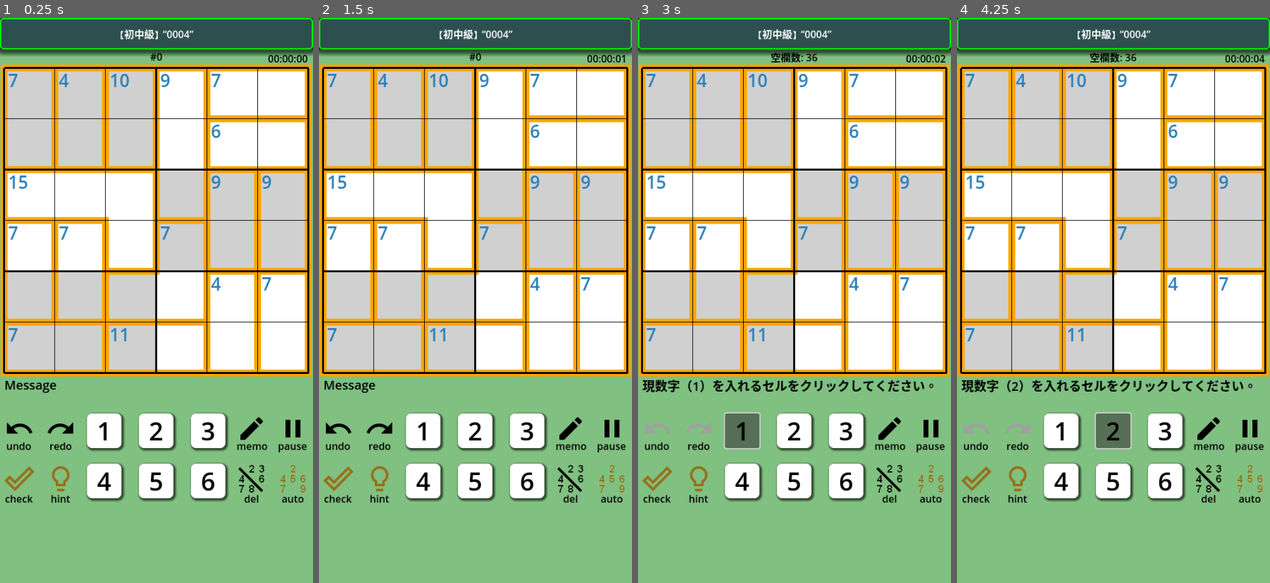
Above: before the commit, frames 1-4 (left to right).
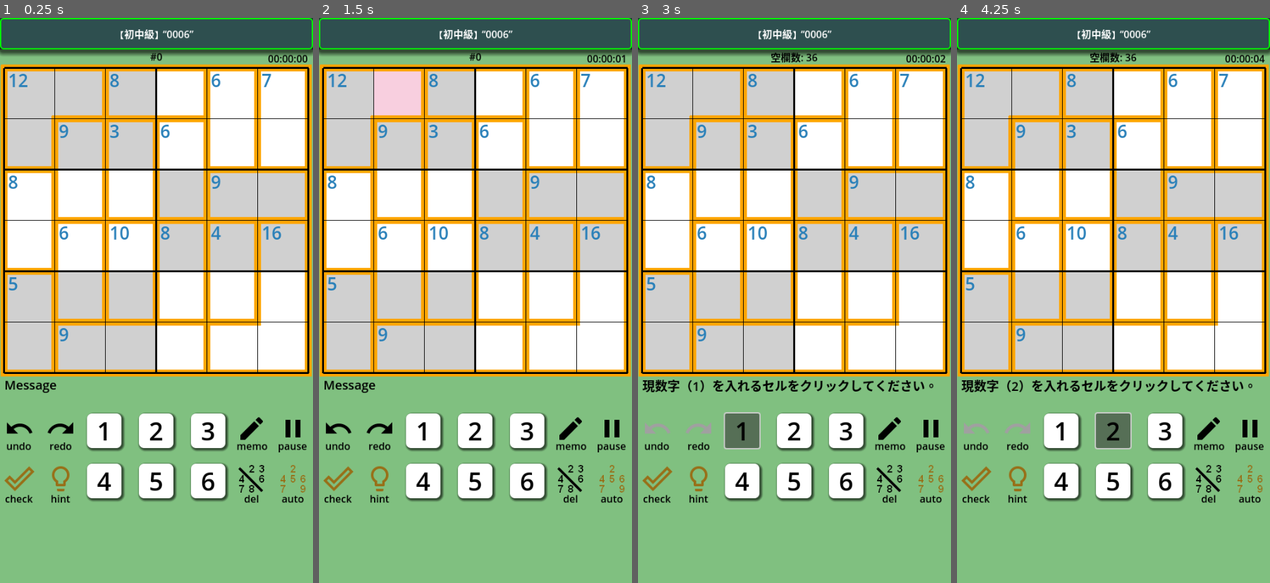
Above: after the commit, the same moments.

Repository: vivisuke/GD4KillerSudoku6
Game: Godot game, scene res://main_scene.tscn
The game is run twice, just before and just after one commit, with the same random seed, the same clock (stepped at 60 frames per second) and the same inputs.
Inputs:
- Up to frame 1 (0.25 s): no input
- Up to frame 2 (1.5 s): click "hint" at 0.5 s; click "undo" at 1.25 s
- Up to frame 3 (3 s): click "redo" at 2 s; click "1" at 2.75 s
- Up to frame 4 (4.25 s): click "2" at 3.5 s

The runs differ from the first frame. In frame 1, 6.3% of the frame differs, in the area x 2-98%, y 2-63%; in frame 2, 7.3%; in frame 3, 6.3%; in frame 4, 6.3%.

Commit message:
0075 ◎ C 04/13 04/13 0.001│問題│hidden single で入る位置・数字が不正になることがある？

Diff:
--- a/GD4KillerSudoku6/scripts/main_scene.gd
+++ b/GD4KillerSudoku6/scripts/main_scene.gd
@@ -202,7 +202,7 @@
 	elif !g.todaysQuest:		# ランダム生成の場合
 		if g.qName == "":
 			##gen_qName()
-			g.qName = "0004"
+			g.qName = "0006"
 			$TitleBar/Label.text = titleText()
 	var stxt = g.qName+str(g.qLevel)
 	if g.qNumber != 0: stxt += "Q"
@@ -1465,7 +1465,7 @@
 			#b0 ^= c
 			#print("c, b1, b2 = 0x%x, 0x%x, 0x%x" % [c, b1, b2])
 	b1 &= ~b2
-	if b1 == 0: return [-1, -1]
+	if b1 == 0 || ((b1-1)&b1) != 0: return [-1, -1]
 	for v in range(ht):
 		for h in range(wd):
 			var ix = xyToIX(x0+h, y0+v)
@@ -1488,6 +1488,21 @@
 			if r[0] >= 0: return r
 	return [-1, -1]
 
+func find_pos_num():
+	var r = find_last_blank_cell_in_cage()
+	if r[0] >= 0: return r
+	r = find_fullhouse()
+	if r[0] >= 0: return r
+	r = find_locked_double()
+	if r[0] >= 0: return r
+	r = find_hidden_single()
+	if r[0] >= 0: return r
+	r = find_naked_single()
+	if r[0] >= 0: return r
+	r = find_rule21()
+	if r[0] >= 0: return r
+	return [-1, -1]
+
 func _on_hint_button_pressed():
 	var bix = find_last_blank_cell_in_cage()
 	print("last_blank_cell_in_cage: ", bix)
@@ -1507,6 +1522,13 @@
 	print("hidden single: ", bix)
 	bix = find_naked_single()
 	print("naked single: ", bix)
+	#
+	var r = find_pos_num()
+	if r[0] >= 0:
+		var x = r[0] % N_HORZ
+		var y = r[0] / N_HORZ
+		print("pos = (", x, ", ", y, "), num = ", r[1])
+		$Board/TileMap.set_cell(0, Vector2i(x, y), TILE_CURSOR, Vector2i(0, 0))
 	pass # Replace with function body.
 
 
Not shown, changed: GD4KillerSudoku6.spr
